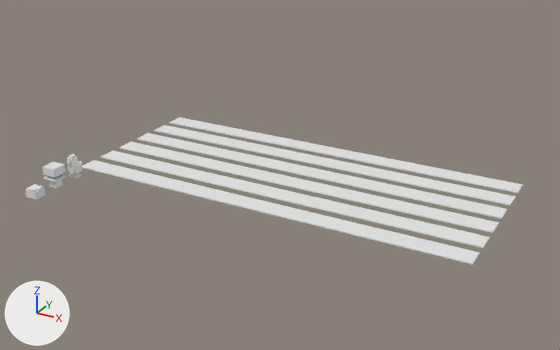
One commit to the Blender file static/resourcePacks/basic/editor.blend: the scene before it, then after it.
One viewpoint serves both versions: a 50 mm camera at (512.0, -544.0, 307.0) aimed at (182.0, 56.0, 7.0). The lights are fixed; the arrows at lower left show +X, +Y and +Z.

In view in the first picture: 'road', 'roadCap', 'roadCap2', 'roadStripe', 'safe', 'safe2'.
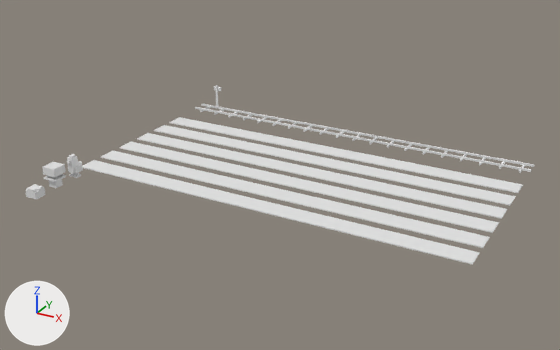
Boxes (x1, y1, x2, y2) around the edits, measured in the pictures (560 x 350 px):
```json
{"object": "track", "change": "added", "after": [195, 104, 534, 173]}
{"object": "trackPost", "change": "added", "after": [214, 85, 221, 109]}
```

Edits to the scene script, one JSON object a line:
```json
{"op": "add", "block": "me_plane_013", "code": ["me_plane_013 = bpy.data.meshes.new('Plane.013')", "me_plane_013.from_pydata(...)  # 124 vertices, 104 faces; spans x 0.5..1.5, y -1.5..-1.0, z 0.0..29.0"]}
{"op": "add", "block": "me_plane_006", "code": ["me_plane_006 = bpy.data.meshes.new('Plane.006')", "me_plane_006.from_pydata(...)  # a box spanning x -0.1..0.1, y -1.0..1.0, z 0.0..2.0; a box spanning x -1.0..1.0, y -0.8..-0.6, z 2.0..4.0; a box spanning x -1.0..1.0, y 0.6..0.8, z 2.0..4.0"]}
{"op": "add", "block": "ob_trackpost", "code": ["ob_trackpost = bpy.data.objects.new('trackPost', me_plane_013)", "ob_trackpost.location = (0.0, 200.0, 0.0)", "ob_trackpost.scale = (10.0, -10.0, 1.0)", "_m = ob_trackpost.modifiers.new('EdgeSplit', 'EDGE_SPLIT')", "_m.split_angle = 0.0"]}
{"op": "add", "block": "ob_track", "code": ["ob_track = bpy.data.objects.new('track', me_plane_006)", "ob_track.location = (0.0, 200.0, 0.0)", "ob_track.scale = (10.0, -10.0, 1.0)", "_m = ob_track.modifiers.new('Array', 'ARRAY')", "_m.count = 20", "_m.use_merge_vertices = True", "_m = ob_track.modifiers.new('EdgeSplit', 'EDGE_SPLIT')", "_m.split_angle = 0.0"]}
```
